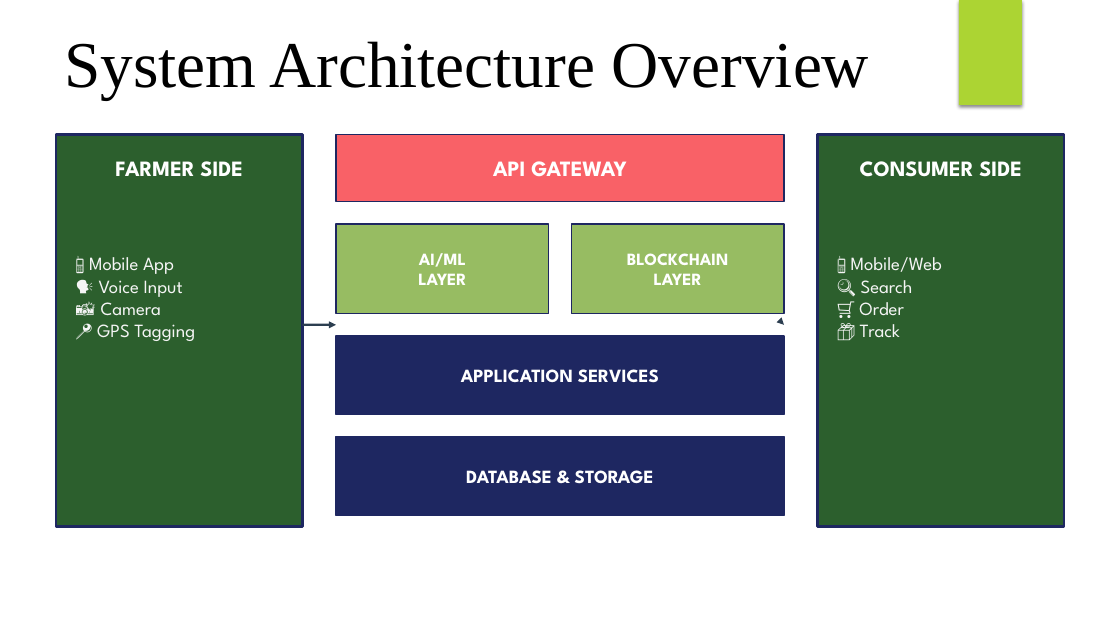
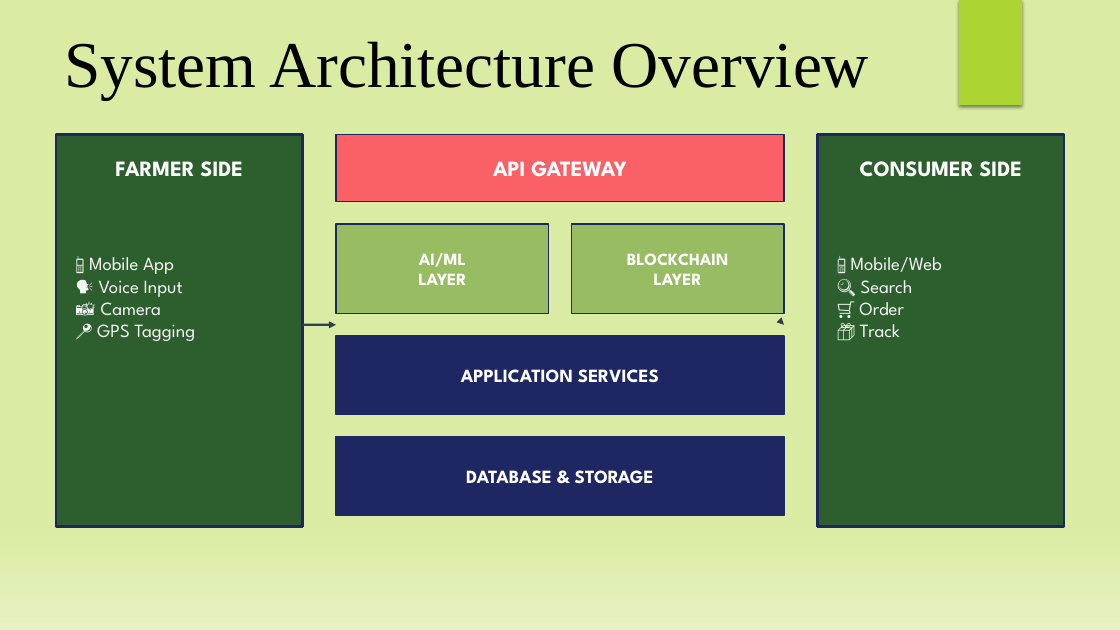
Before and after one commit to Tejaswini-Thota/FarmChain-X-AI-Driven-Agriculture-Traceability-Network, a slide deck: slide 3 of FarmChain_X.pptx. Drawn at 1120x630 pixels with LibreOffice and Linux fonts; fonts in the diff are those of the drawing. Boxes give left, top, right and bottom in pixels: in the first picture for what was removed or moved away, otherwise in the second. Text is boxed around its words. In the diff, an @@ line names an element or a change of style, - is before the commit and + after.

```diff
--- a/FarmChain_X.pptx
+++ b/FarmChain_X.pptx
@@ background #FFFFFF to gradient #DAECA3 to #E6F2C2 @@
```
Also in this commit, not shown: 2 other slides changed, 6 slides added.
